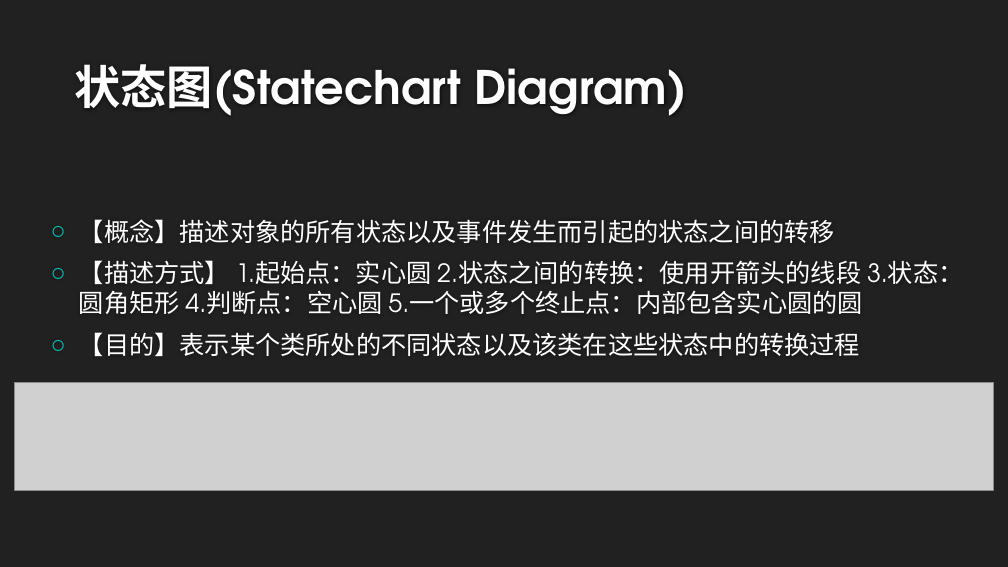
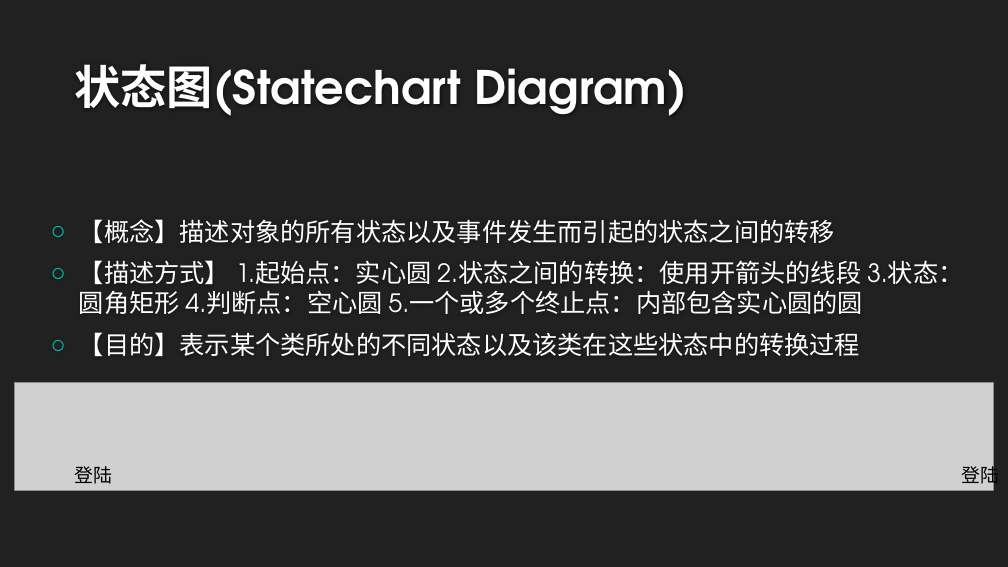
Before and after one commit to twn422/PRD2017, a slide deck: slide 16 of PRD-2017-G24/STW/非受控文件/翻转课堂作业/UML基础1/UML基础Ⅰ.pptx. Drawn at 1008x567 pixels with LibreOffice and Linux fonts; fonts in the diff are those of the drawing; grey boxes stand for pictures; background and template pictures are left out. Boxes give left, top, right and bottom in pixels: in the first picture for what was removed or moved away, otherwise in the second. Text is boxed around its words. In the diff, an @@ line names an element or a change of style, - is before the commit and + after.

```diff
--- a/PRD-2017-G24/STW/非受控文件/翻转课堂作业/UML基础1/UML基础Ⅰ.pptx
+++ b/PRD-2017-G24/STW/非受控文件/翻转课堂作业/UML基础1/UML基础Ⅰ.pptx
@@ text added at (74,466,112,484), 18 pt, text #000000 @@
+登陆
@@ text added at (962,462,1000,487), 18 pt, text #000000 @@
+登陆
```
Also in this commit, not shown: 1 other slide changed, 2 other files.
